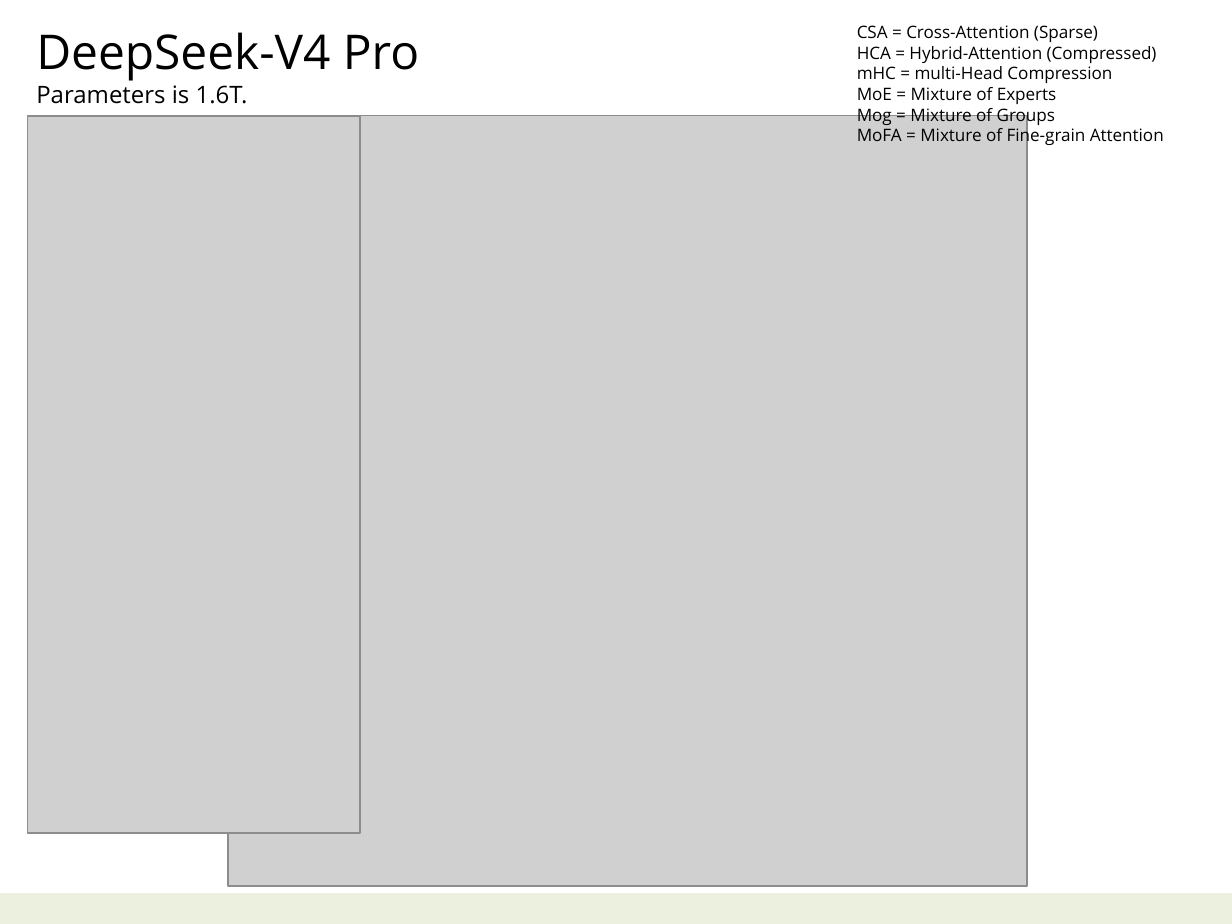
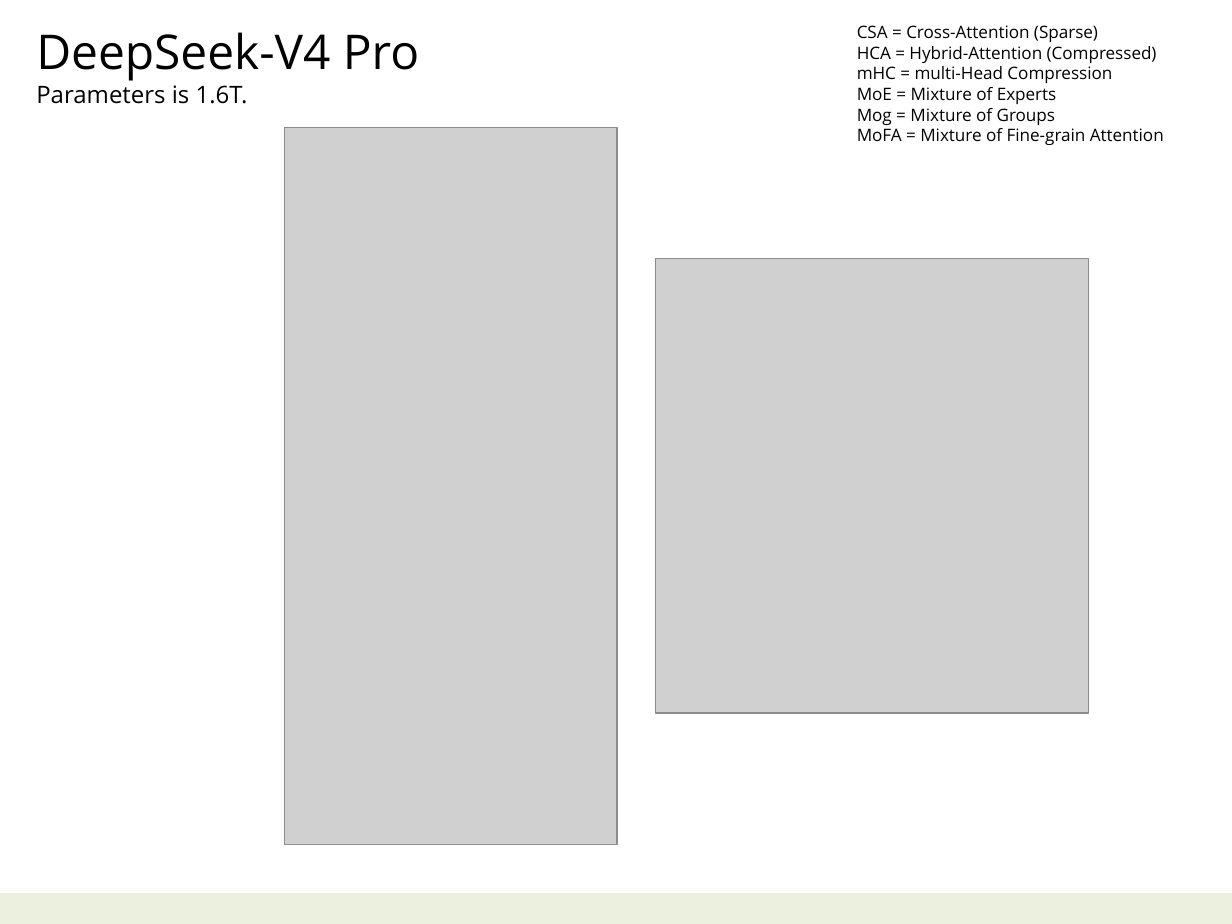
Before and after one commit to navibator/crazy-ai, a slide deck: slide 39 of ai.pptx (slide 38 before the commit). Drawn at 1232x924 pixels with LibreOffice and Linux fonts; fonts in the diff are those of the drawing; grey boxes stand for pictures. Boxes give left, top, right and bottom in pixels: in the first picture for what was removed or moved away, otherwise in the second. Text is boxed around its words. In the diff, an @@ line names an element or a change of style, - is before the commit and + after.

```diff
--- a/ai.pptx
+++ b/ai.pptx
@@ picture removed at (228,116,1027,887) @@
@@ picture: place and size @@
-picture at (27,116,360,833)
+picture at (285,127,617,844)
@@ picture added at (655,259,1089,713) @@
```
Also in this commit, not shown: 4 other slides changed.
